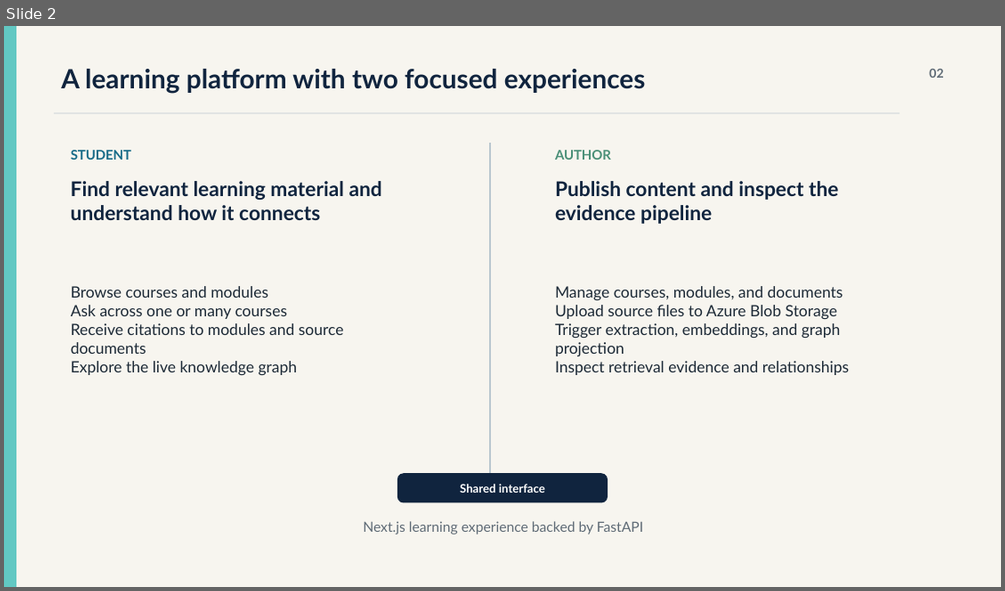
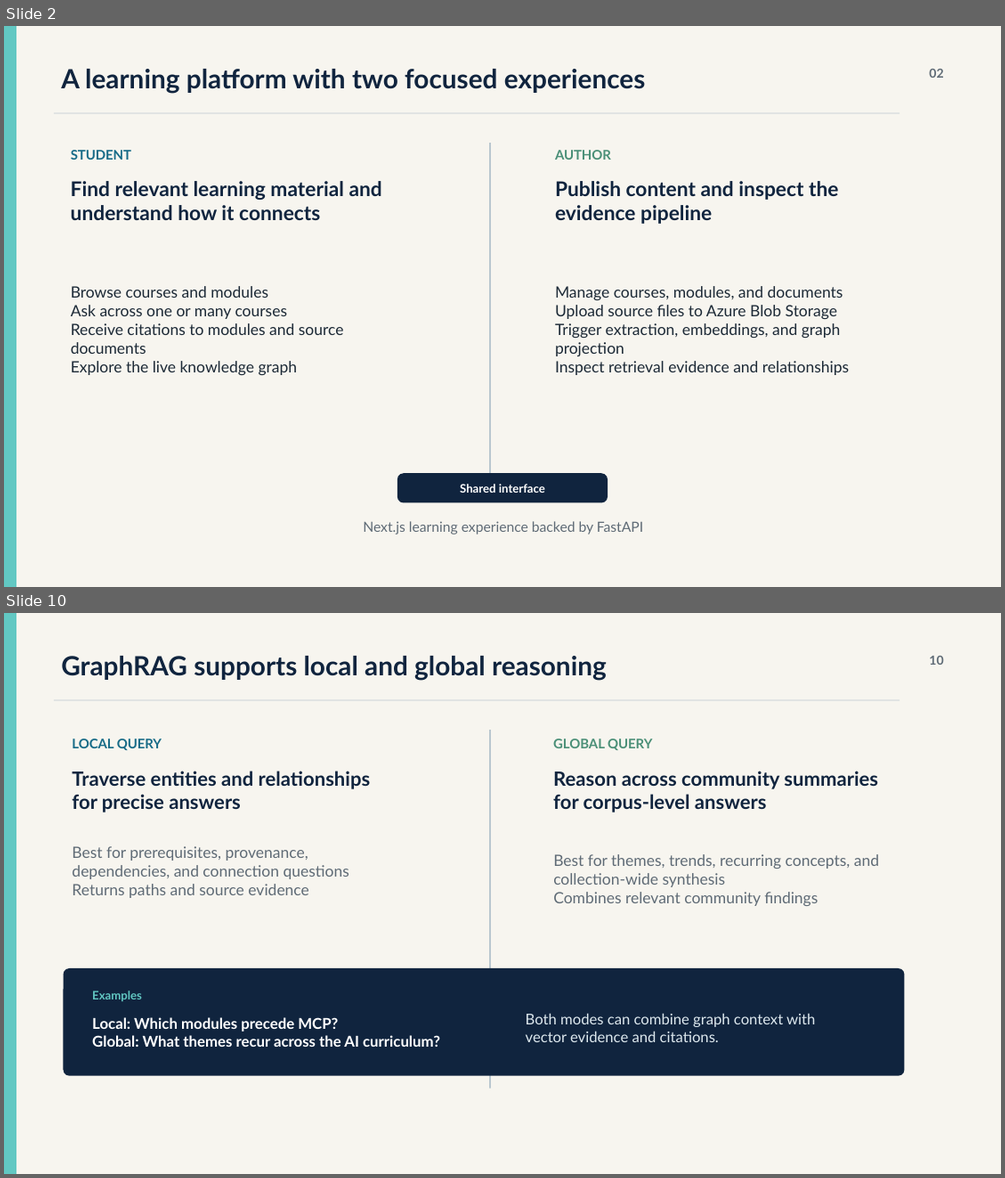
Before and after one commit to DeccansoftAITeam/BITC-Graph-Chatbot, a slide deck: docs/BITC-GraphRAG-Platform-Overview-Final.pptx. Shown one above the other, each under a label of ours: slide 2 before the commit, slides 2 and 10 after it; the slides between them are not shown. The pictures are 1005x591 and 1005x1178 pixels, drawn with LibreOffice and Linux fonts; fonts in the diff are those of the drawing. Boxes give left, top, right and bottom in pixels: in the first picture for what was removed or moved away, otherwise in the second. Text is boxed around its words. In the diff, an @@ line names an element or a change of style, - is before the commit and + after.

Commit message:
Update GraphRAG platform overview presentation

```diff
--- a/docs/BITC-GraphRAG-Platform-Overview-Final.pptx
+++ b/docs/BITC-GraphRAG-Platform-Overview-Final.pptx
@@ slide 10 added at (x1=4, y1=613, x2=1001, y2=1174), background #F7F5EF @@
@@ rectangle added at (x1=4, y1=613, x2=16, y2=1174), fill #62C8C3 @@
@@ text added at (x1=61, y1=656, x2=607, y2=681), 25.5 pt, text #10243E, bold @@
+GraphRAG supports local and global reasoning
@@ text added at (x1=929, y1=656, x2=943, y2=665), 12 pt, text #5F6B76, bold @@
+10
@@ line added from (54, 700) to (900, 700), #B9C7CF 0.75 pt @@
@@ text added at (x1=72, y1=738, x2=162, y2=750), 12.8 pt, text #176B87, bold @@
+LOCAL QUERY
@@ line added from (490, 730) to (490, 1088), #B9C7CF 1.5 pt @@
@@ text added at (x1=553, y1=738, x2=652, y2=750), 12.8 pt, text #4A8F77, bold @@
+GLOBAL QUERY
@@ text added at (x1=72, y1=771, x2=371, y2=812), 18.9 pt, text #10243E, bold @@
+Traverse entities and relationships for precise answers
@@ text added at (x1=553, y1=771, x2=878, y2=812), 18.9 pt, text #10243E, bold @@
+Reason across community summaries for corpus-level answers
@@ text added at (x1=72, y1=846, x2=349, y2=898), 15 pt, text #5F6B76 @@
+Best for prerequisites, provenance, dependencies, and connection questions
+Returns paths and source evidence
@@ text added at (x1=553, y1=854, x2=879, y2=906), 15 pt, text #5F6B76 @@
+Best for themes, trends, recurring concepts, and collection-wide synthesis
+Combines relevant community findings
@@ rounded rectangle added at (x1=63, y1=968, x2=905, y2=1076), fill #10243E @@
@@ text added at (x1=92, y1=990, x2=142, y2=1001), 11.2 pt, text #62C8C3, bold @@
+Examples
@@ text added at (x1=526, y1=1013, x2=815, y2=1042), 14.3 pt, text #DDE8EE @@
+Both modes can combine graph context with vector evidence and citations.
@@ text added at (x1=92, y1=1017, x2=440, y2=1046), 14.4 pt, text #FFFFFF, bold @@
+Local: Which modules precede MCP?
+Global: What themes recur across the AI curriculum?
```
Also in this commit, not shown: 9 slides changed, 2 other slides added.
